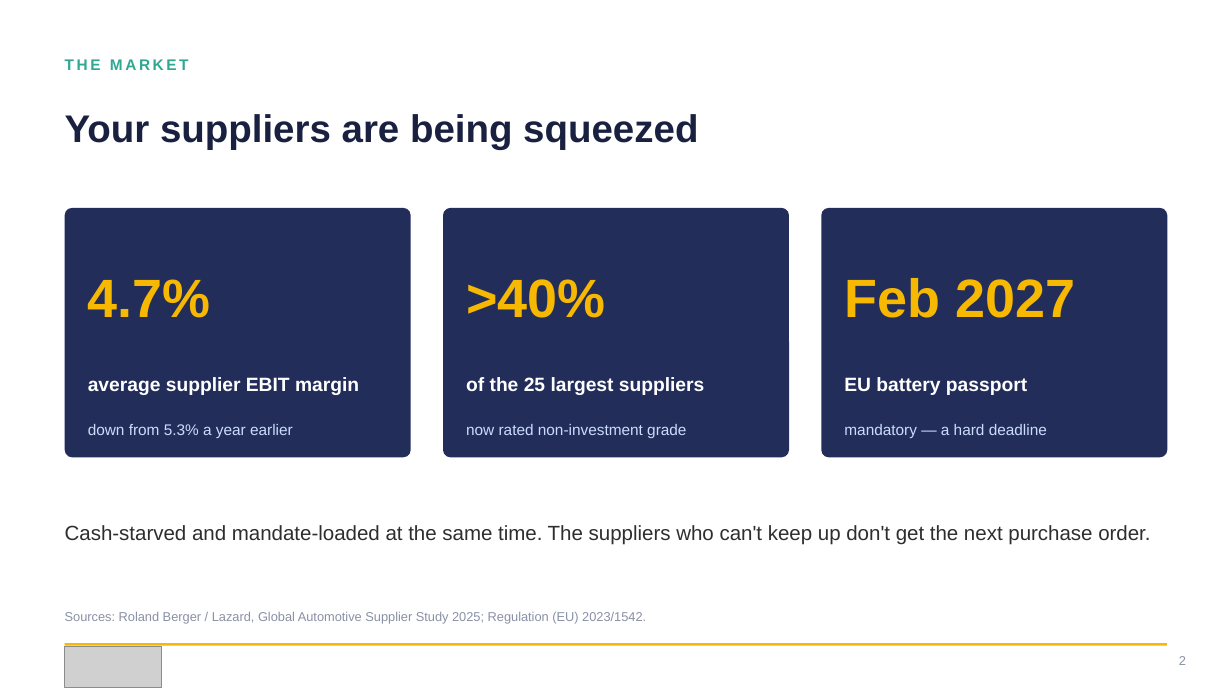
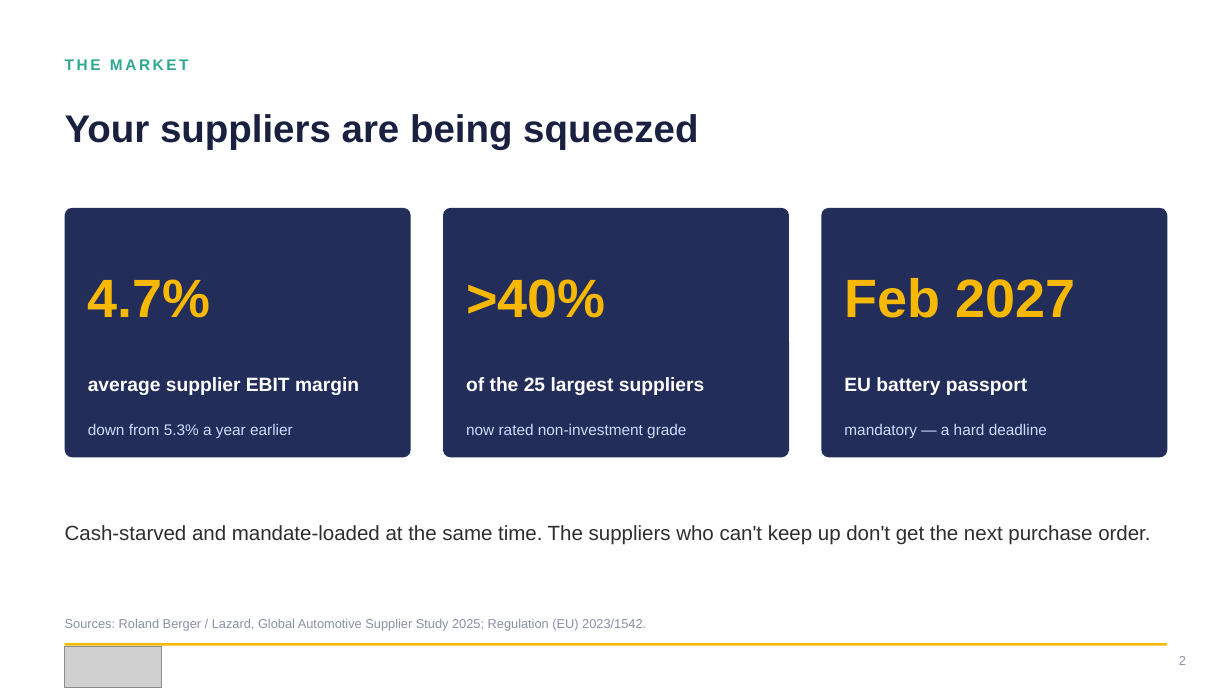
Before and after one commit to khaaliswooden-max/vblx, a slide deck: slide 2 of branded_docs/VBX_SQ-OS_External.pptx. Drawn at 1232x693 pixels with LibreOffice and Linux fonts; fonts in the diff are those of the drawing; grey boxes stand for pictures. Boxes give left, top, right and bottom in pixels: in the first picture for what was removed or moved away, otherwise in the second. Text is boxed around its words. In the diff, an @@ line names an element or a change of style, - is before the commit and + after.

```diff
--- a/branded_docs/VBX_SQ-OS_External.pptx
+++ b/branded_docs/VBX_SQ-OS_External.pptx
@@ text "Sources: Roland Berger / Lazard, ...": place and size @@
-text "Sources: Roland Berger / Lazard, ..." at [65, 612, 646, 624]
+text "Sources: Roland Berger / Lazard, ..." at [65, 619, 646, 631]
```
Also in this commit, not shown: 2 other files.
